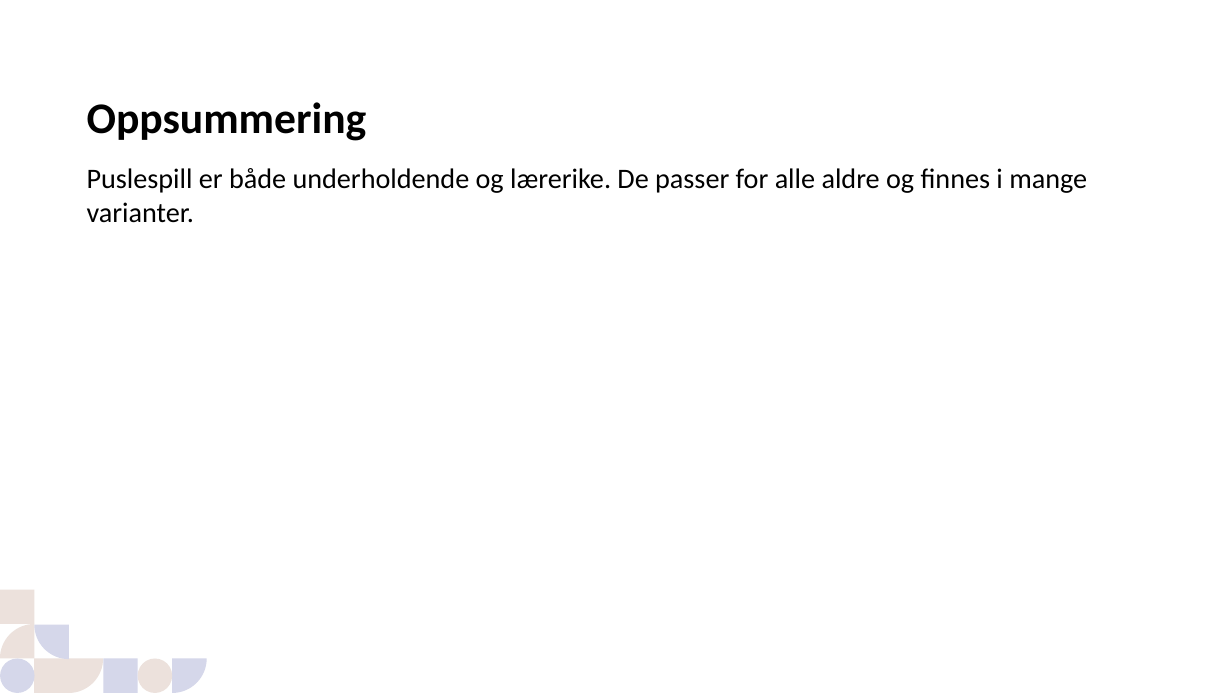
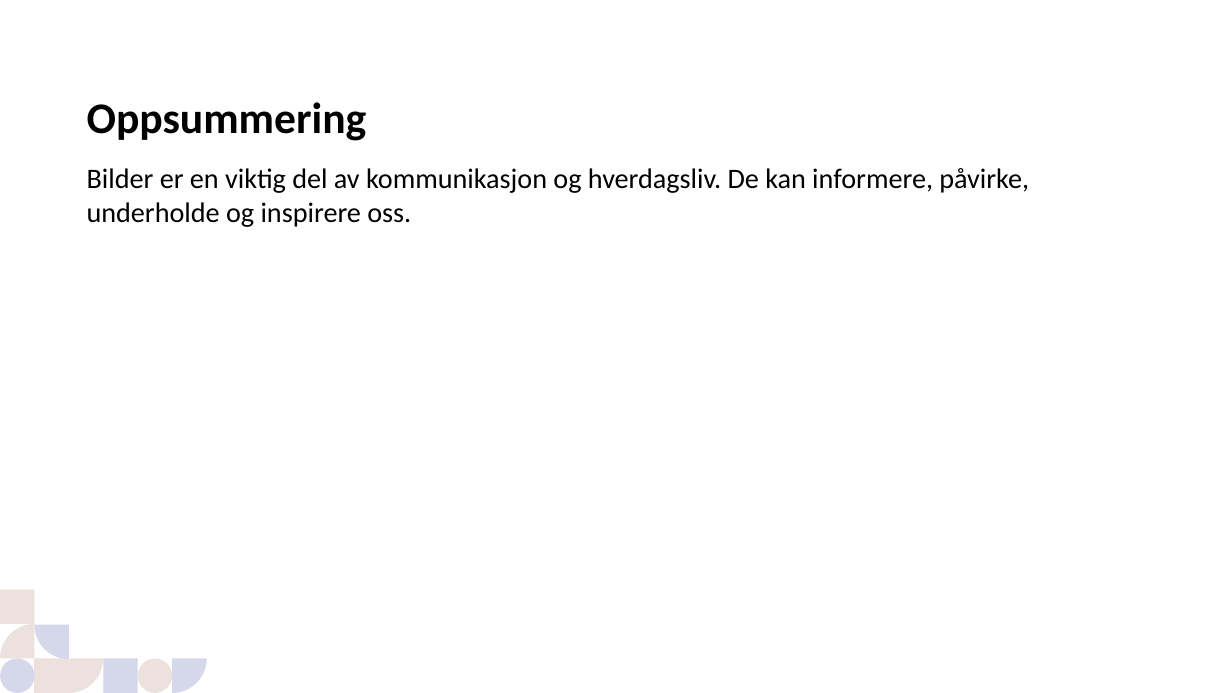
Before and after one commit to telemarkfylke/hugin-beta, a slide deck: slide 8 of content/dist/presentation.pptx. Drawn at 1232x693 pixels with LibreOffice and Linux fonts; fonts in the diff are those of the drawing; background and template pictures are left out. Boxes give left, top, right and bottom in pixels: in the first picture for what was removed or moved away, otherwise in the second. Text is boxed around its words. In the diff, an @@ line names an element or a change of style, - is before the commit and + after.

```diff
--- a/content/dist/presentation.pptx
+++ b/content/dist/presentation.pptx
@@ text at bbox=[87, 168, 1029, 227]: text changed @@
-Puslespill er både underholdende og lærerike. De passer for alle aldre og finnes i mange varianter.
+Bilder er en viktig del av kommunikasjon og hverdagsliv. De kan informere, påvirke, underholde og inspirere oss.
```
Also in this commit, not shown: 1 other slide changed, 6 slides added, 6 slides removed, 6 other files.
